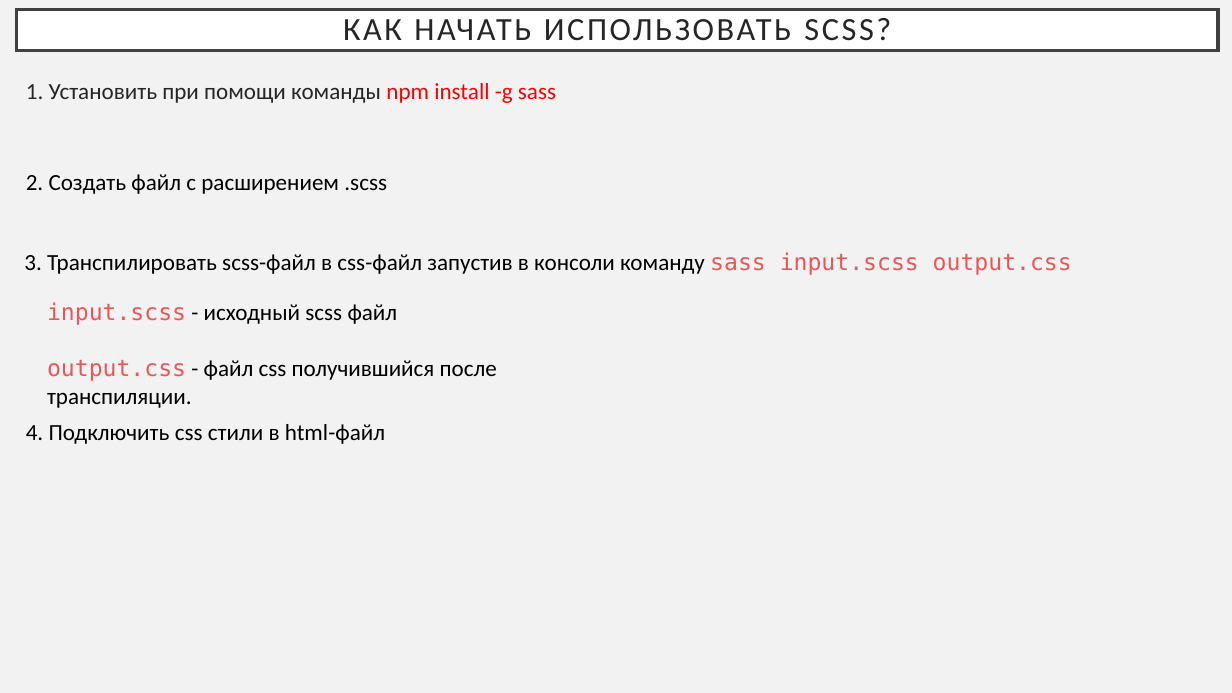
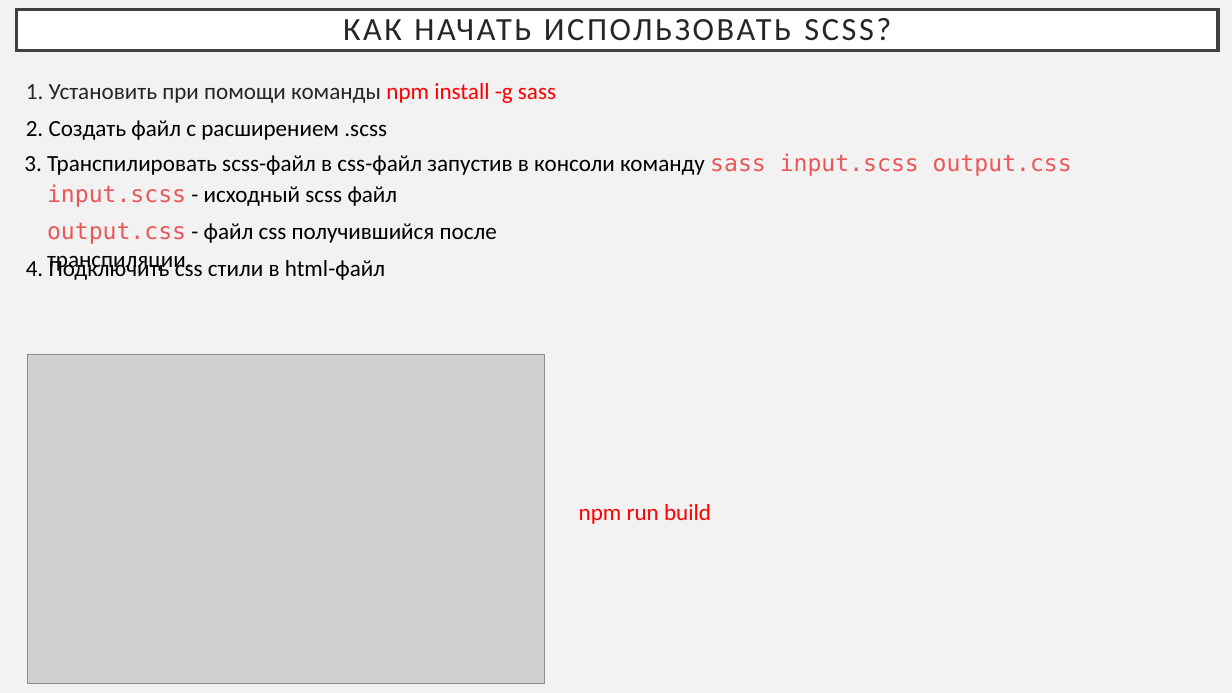
Before and after one commit to RomanBorisov/fe-course, a slide deck: slide 11 of 8.SCSS/8.pptx (slide 10 before the commit). Drawn at 1232x693 pixels with LibreOffice and Linux fonts; fonts in the diff are those of the drawing; grey boxes stand for pictures. Boxes give left, top, right and bottom in pixels: in the first picture for what was removed or moved away, otherwise in the second. Text is boxed around its words. In the diff, an @@ line names an element or a change of style, - is before the commit and + after.

```diff
--- a/8.SCSS/8.pptx
+++ b/8.SCSS/8.pptx
@@ text "2. Создать файл с расширением ...": place and size @@
-text "2. Создать файл с расширением ..." at box(26, 174, 387, 194)
+text "2. Создать файл с расширением ..." at box(26, 120, 387, 140)
@@ text "3. Транспилировать scss-файл в css-файл ...": place and size @@
-text "3. Транспилировать scss-файл в css-файл ..." at box(24, 252, 1072, 275)
+text "3. Транспилировать scss-файл в css-файл ..." at box(24, 153, 1072, 176)
@@ text "input.scss - исходный scss файл": place and size @@
-text "input.scss - исходный scss файл" at box(47, 302, 398, 325)
+text "input.scss - исходный scss файл" at box(47, 184, 398, 207)
@@ text "output.css - файл css получившийся ...": place and size @@
-text "output.css - файл css получившийся ..." at box(47, 360, 497, 408)
+text "output.css - файл css получившийся ..." at box(47, 223, 497, 273)
@@ text "4. Подключить css стили в ...": place and size @@
-text "4. Подключить css стили в ..." at box(26, 424, 385, 444)
+text "4. Подключить css стили в ..." at box(26, 257, 385, 280)
@@ picture added at box(28, 355, 544, 684) @@
@@ text added at box(579, 504, 711, 524), 18 pt, text #FF0000 @@
+npm run build
```
Also in this commit, not shown: 1 slide added, 54 other files.
